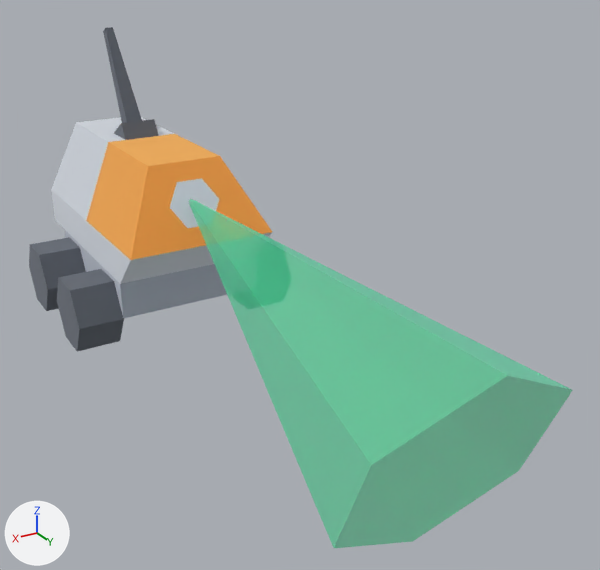
The Blender file src_models/rover.blend as it was, and as the next commit left it.
Before and after are seen from a 50 mm lens placed at (3.43, 9.15, 4.37), pointed at (-0.42, 2.74, 1.17). Arrows for +X, +Y and +Z are at lower left; the lights stay in place.

Objects in the first picture: 'effect', 'unit_rover', 'wheel_br', 'wheel_fr'.
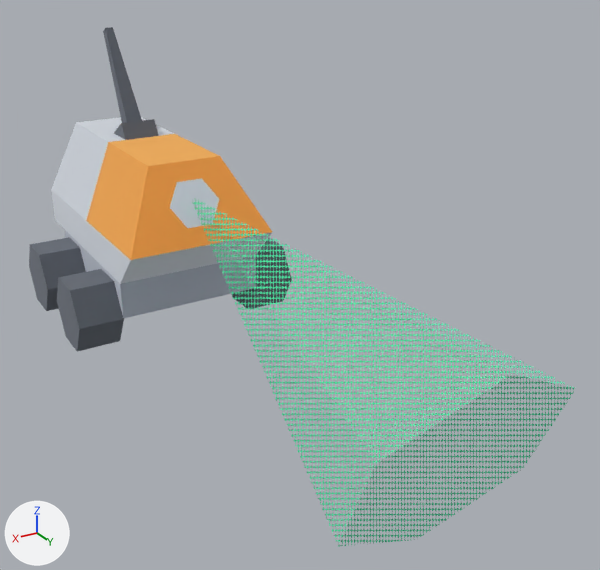
What changed in the scene script:
```text
Change mat_crystal_005:
    remove # nodes: BsdfPrincipled, OutputMaterial
    remove # colours: green #77f1ca
    nodes: BsdfPrincipled, Mapping, OutputMaterial, TexCoord, TexVoronoi, ValToRGB
    colours: green #77f1ca, black #000000, white #ffffff
Change ob_effect:
    ob_effect.location: (43.4, -14.07, 1.254) -> (43.36, -14.07, 1.254)
```

Where the change shows, as pixel boxes [x1, y1, x2, y2] in the pictures (600 x 570 px):
'effect', surface changed, moved
    before: [189, 199, 573, 548]
    after: [192, 198, 574, 547]
'wheel_fl', unchanged, uncovered by the edit
    after: [232, 238, 292, 308]
